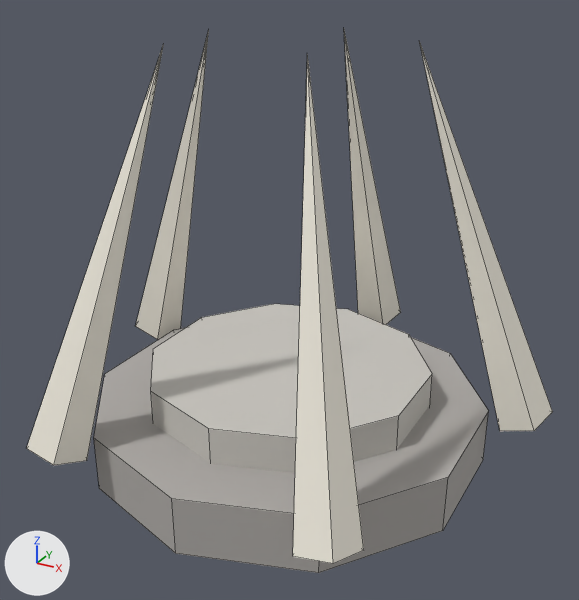
Before and after pictures for a commit that changed the FBX model Assets/Content/Models/HeartCradle.fbx.
Both versions are drawn from a camera (50 mm lens) standing at (2.42, -4.4, 3.32) and looking at (0.0, 0.02, 1.11). Every picture has the same lights, and +X, +Y and +Z are marked at lower left. The older version comes first. Mesh edges are drawn as thin lines. Where no turn or scale is listed for an object, it has been applied to the vertices.

The scene before the commit, as lines of its bpy script (objects in view):
```python
me_cylinder = bpy.data.meshes.new('Cylinder')
me_cylinder.from_pydata(...)  # 70 vertices, 54 faces; spans x -1.73..1.73, y -1.48..1.82, z 0.0..2.83
# faces by material slot: [12, 12, 30]
me_cylinder.materials.append(mat_stoned)  # grey #adaaa6
me_cylinder.materials.append(mat_stone)  # light grey #c8c5bf
me_cylinder.materials.append(mat_bone)  # white #f1ecdf
ob_body = bpy.data.objects.new('Body', me_cylinder)
ob_body.location = (0.0, 0.0, 0.0)
```
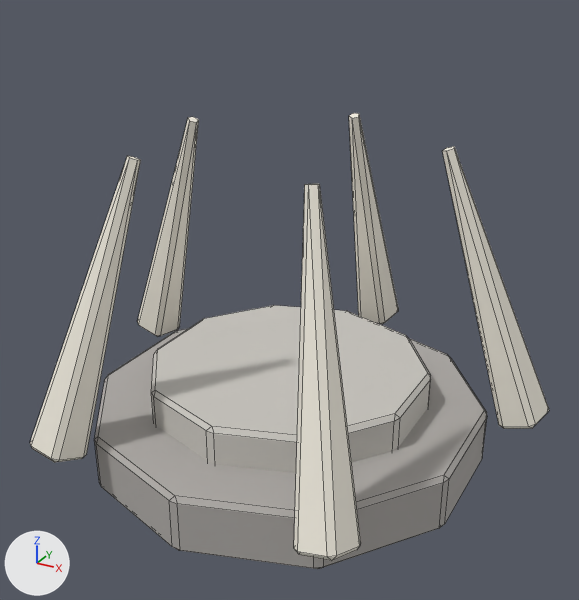
Diff of the bpy script that builds the scene:
```diff
--- a/Assets/Content/Models/HeartCradle.fbx.py
+++ b/Assets/Content/Models/HeartCradle.fbx.py
@@ me_cylinder @@
 # used by ob_body; location = (0.0, 0.0, 0.0)
-me_cylinder.from_pydata(...)  # 70 vertices, 54 faces; spans x -1.73..1.73, y -1.48..1.82, z 0.0..2.83
+me_cylinder.from_pydata(...)  # 220 vertices, 234 faces; spans x -1.71..1.71, y -1.47..1.79, z 0.0..2.21
+# me_cylinder part 1: the loose piece of 20 vertices spanning x -1.33..1.33, y -1.4..1.4, z 0.0..0.4 is rebuilt with 60 vertices and now spans x -1.33..1.33, y -1.39..1.39, z 0.0..0.4
+# me_cylinder part 2: the loose piece of 20 vertices spanning x -0.95..0.95, y -1.0..1.0, z 0.35..0.65 is rebuilt with 60 vertices and now spans x -0.95..0.95, y -0.99..0.99, z 0.35..0.65
+# me_cylinder part 3: the loose piece of 6 vertices spanning x 0.73..1.73, y 0.24..0.7, z 0.32..2.83 is rebuilt with 20 vertices and now spans x 0.9..1.71, y 0.26..0.68, z 0.33..2.21
+# me_cylinder part 4: the loose piece of 6 vertices spanning x -0.19..0.19, y 0.77..1.82, z 0.32..2.83 is rebuilt with 20 vertices and now spans x -0.18..0.18, y 0.95..1.79, z 0.33..2.21
+# me_cylinder part 5: the loose piece of 6 vertices spanning x -1.73..-0.73, y 0.24..0.7, z 0.32..2.83 is rebuilt with 20 vertices and now spans x -1.71..-0.9, y 0.26..0.68, z 0.33..2.21
+# me_cylinder part 6: the loose piece of 6 vertices spanning x -1.15..-0.45, y -1.48..-0.62, z 0.32..2.83 is rebuilt with 20 vertices and now spans x -1.13..-0.54, y -1.47..-0.77, z 0.33..2.21
+# me_cylinder part 7: the loose piece of 6 vertices spanning x 0.45..1.15, y -1.48..-0.62, z 0.32..2.83 is rebuilt with 20 vertices and now spans x 0.54..1.13, y -1.47..-0.77, z 0.33..2.21
 me_cylinder.materials.append(mat_stoned)
```

Pixel boxes (x1, y1, x2, y2) of what changed, in the pictures (579 x 600 px):
'Body', reshaped (16% shorter)
    before: (26, 30, 552, 573)
    after: (30, 113, 549, 569)
part 1 of me_cylinder, rebuilt
    before: (94, 327, 489, 573)
    after: (94, 328, 487, 569)
part 2 of me_cylinder, rebuilt
    before: (151, 304, 432, 473)
    after: (151, 305, 431, 473)
part 3 of me_cylinder, rebuilt (19% narrower, 27% shorter)
    before: (419, 41, 552, 431)
    after: (442, 146, 549, 429)
part 4 of me_cylinder, rebuilt (14% narrower, 28% shorter)
    before: (344, 30, 401, 325)
    after: (349, 113, 398, 324)
part 5 of me_cylinder, rebuilt (15% narrower, 29% shorter)
    before: (136, 30, 209, 340)
    after: (137, 117, 199, 337)
part 6 of me_cylinder, rebuilt (19% narrower, 27% shorter)
    before: (26, 44, 164, 465)
    after: (30, 156, 141, 462)
part 7 of me_cylinder, rebuilt (7% narrower, 26% shorter)
    before: (293, 54, 364, 564)
    after: (294, 183, 360, 561)
